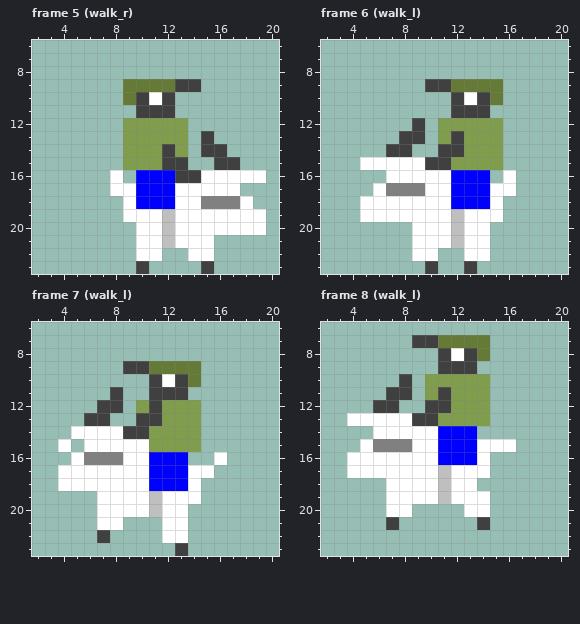
A pixel-art file gets an edit: .files/goat/goat 13.aseprite. Above is the file before it was changed.
24x24 pixels, 14 frames. Colours within 5 levels of each other are drawn and written as one. Shown: frame 5 (walk_r): x 2..20, y 6..23; frame 6 (walk_l): x 2..20, y 6..23; frame 7 (walk_l): x 2..20, y 6..23; frame 8 (walk_l): x 2..20, y 6..23. The commit also changed other frames, which this record leaves out.
The result:
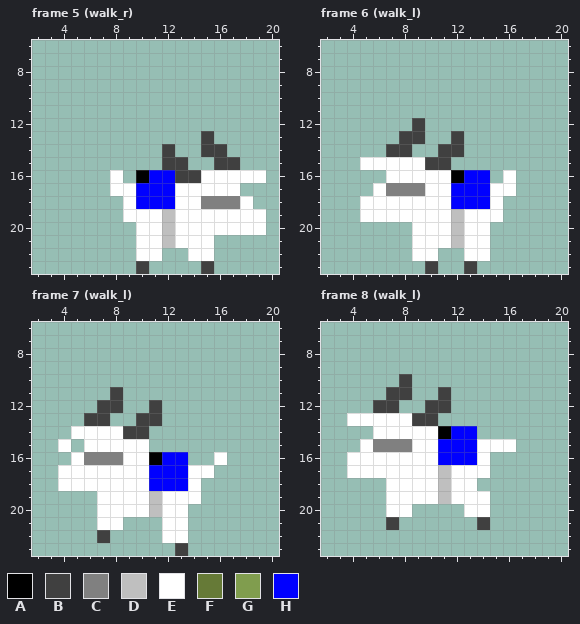
Palette (. is transparent): A #000000  B #404040  C #808080  D #bfbfbf  E #ffffff  F #667a37  G #809d4e  H #0000ff
Message: Missile polygons and walk offsets
Edits made:
layer "marker" added
layer "backpack" removed
layer "grapple" removed
Frame 5 (walk_r):
Colour H gives way to colour A in row 16 at x 10.
The author cleared colour B in row 9 at x 13 to 14; in row 10 at x 10 and 12; in row 11 at x 10 to 12.
The author cleared colour E in row 10 at x 11.
The author cleared colour F in row 9 at x 9 to 12; in row 10 at x 9.
The author cleared colour G in rows 12 to 13 at x 9 to 13; in row 14 at x 9 to 11 and 13; in row 15 at x 9 to 11.
Frame 6 (walk_l):
Colour H gives way to colour A in row 16 at x 12.
The author cleared colour B in row 9 at x 10 to 11; in row 10 at x 12 and 14; in row 11 at x 12 to 14.
The author cleared colour E in row 10 at x 13.
The author cleared colour F in row 9 at x 12 to 15; in row 10 at x 15.
The author cleared colour G in row 12 at x 11 to 15; in row 13 at x 11 and 13 to 15; in row 14 at x 13 to 15; in row 15 at x 12 to 15.
Frame 7 (walk_l):
Colour H gives way to colour A in row 16 at x 11.
The author cleared colour B in row 9 at x 9 to 10; in row 10 at x 11 and 13; in row 11 at x 11 to 13.
The author cleared colour E in row 10 at x 12.
The author cleared colour F in row 9 at x 11 to 14; in row 10 at x 14.
The author cleared colour G in row 12 at x 10 and 12 to 14; in row 13 at x 12 to 14; in rows 14 to 15 at x 11 to 14.
Frame 8 (walk_l):
Colour H gives way to colour A in row 14 at x 11.
The author cleared colour B in row 7 at x 9 to 10; in row 8 at x 11 and 13; in row 9 at x 11 to 13.
The author cleared colour E in row 8 at x 12.
The author cleared colour F in row 7 at x 11 to 14; in row 8 at x 14.
The author cleared colour G in row 10 at x 10 to 14; in row 11 at x 10 and 12 to 14; in row 12 at x 12 to 14; in row 13 at x 11 to 14.
Changed places in both pictures, as pixel boxes (x1, y1, x2, y2):
changed: (123, 79, 201, 183)
changed: (425, 79, 503, 183)
changed: (123, 361, 201, 465)
changed: (412, 335, 490, 439)
